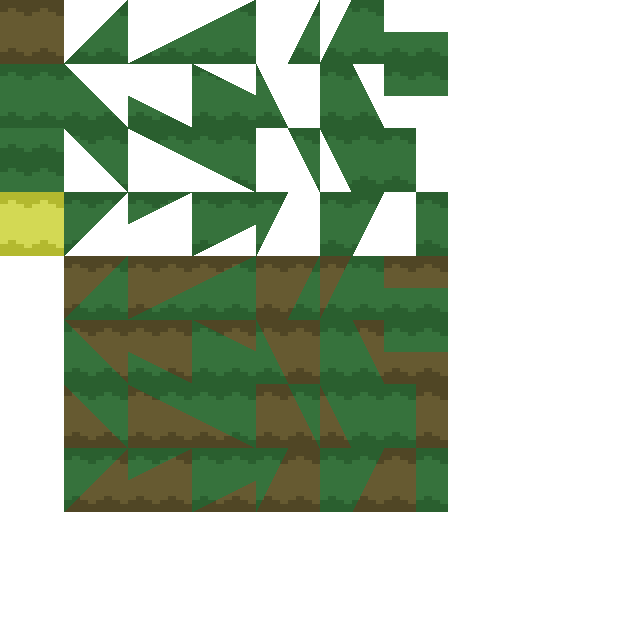
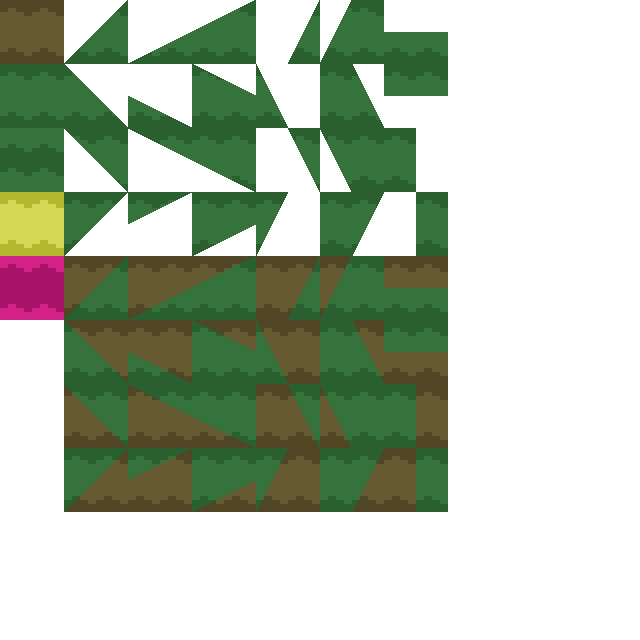
Layer changes from the first w=640, h=640 image to the second:
added layer "mushroom darker" above "mushroom" over [0, 256, 64, 320]
added layer "mushroom" above "sand darker" over [0, 256, 64, 320]
